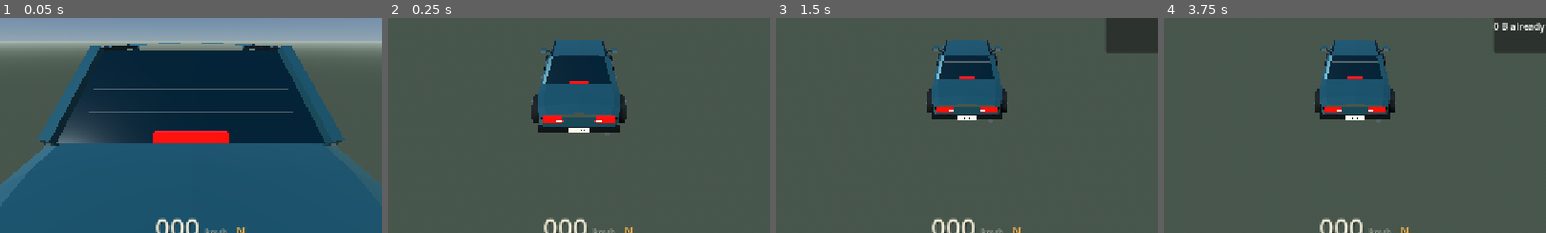
Above: before the commit, frames 1-4 (left to right).
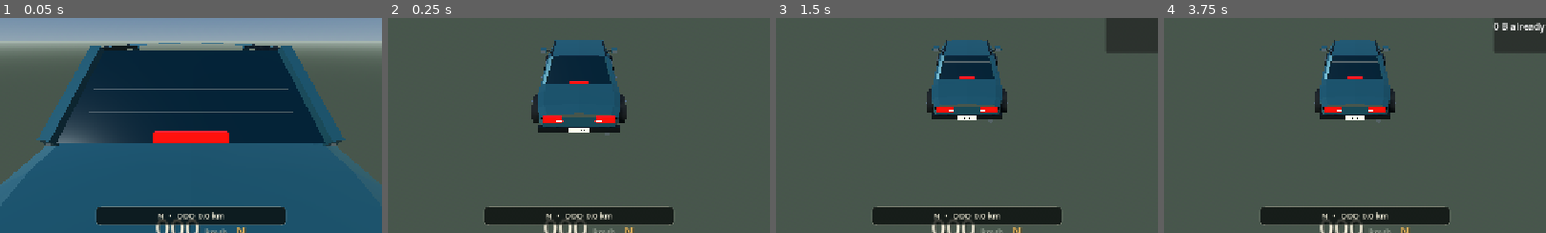
Above: after the commit, the same moments.

Repository: rell28194-rgb/yardman
Game: Godot game, scene res://main.tscn
The game is run twice, just before and just after one commit, with the same random seed, the same clock (stepped at 60 frames per second) and the same inputs.
Inputs (mouse positions are % of the whole screen's width and height, from its top left):
- Up to frame 1 (0.05 s): no input
- Up to frame 2 (0.25 s): no input
- Up to frame 3 (1.5 s): tap Enter (ym_garage_confirm) at 0.5 s; move the mouse to (72, 45) at 0.52 s; hold Right (ui_right) 0.53-1.25 s; hold G (ym_garage) 0.53-1.25 s; click (72, 45) at 0.67 s; click "USE VEHICLE" at 1.25 s
- Up to frame 4 (3.75 s): click "≡" at 2 s; click (83, 18) at 2.77 s; click "DOWNLOAD VEHICLES · WI-FI" at 3.5 s
The pictures show only the part of the screen within x 25-75%, y 44-94%; the shares and areas given below are measured in that part.

The runs differ from the first frame. In frame 1, 4.4% of the frame differs, in the area x 25-75%, y 87-97%; in frame 2, 4.1%; in frame 3, 4.1%; in frame 4, 4.1%.

Commit message:
hud: register production vehicle status readout

Diff:
--- a/godot/project.godot
+++ b/godot/project.godot
@@ -23,6 +23,7 @@
 WeatherPuddles="*res://scripts/weather_puddle_runtime.gd"
 RemoteFleet="*res://scripts/remote_fleet_runtime.gd"
 VehicleGarage="*res://scripts/vehicle_selector_runtime.gd"
+VehicleStatusHUD="*res://scripts/vehicle_status_hud_runtime.gd"
 
 [display]
 window/size/viewport_width=1280
